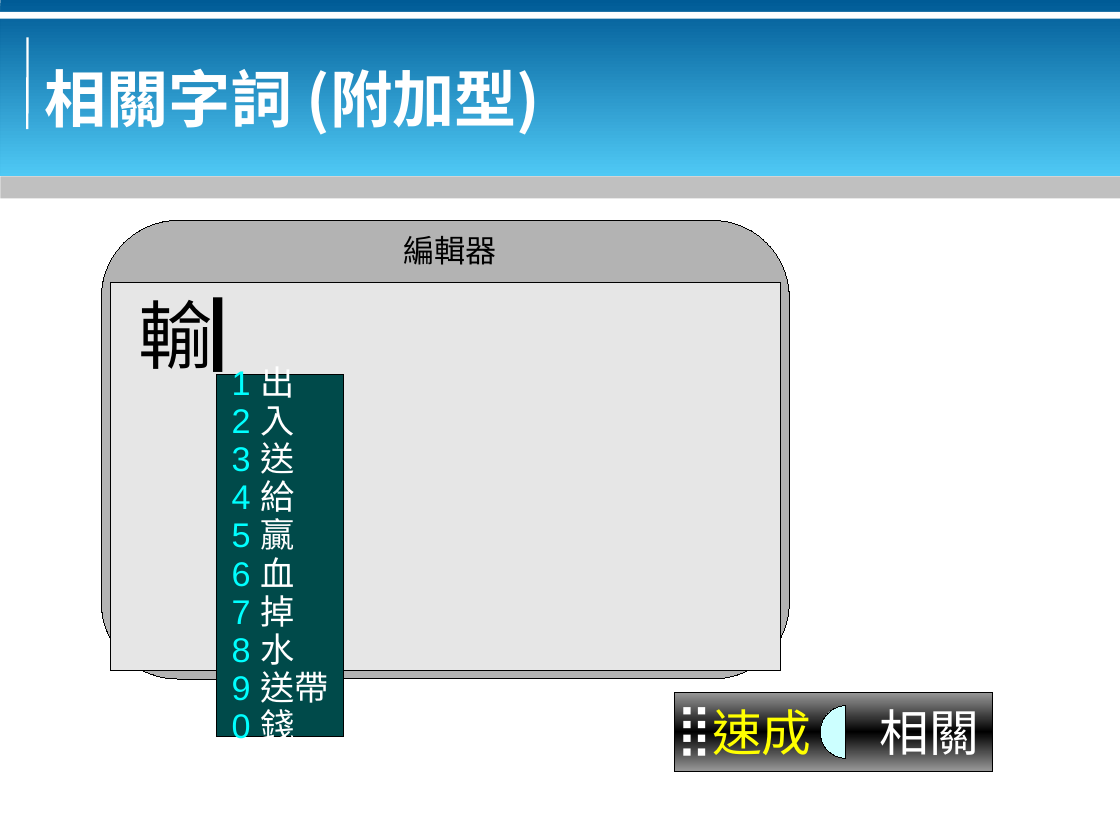
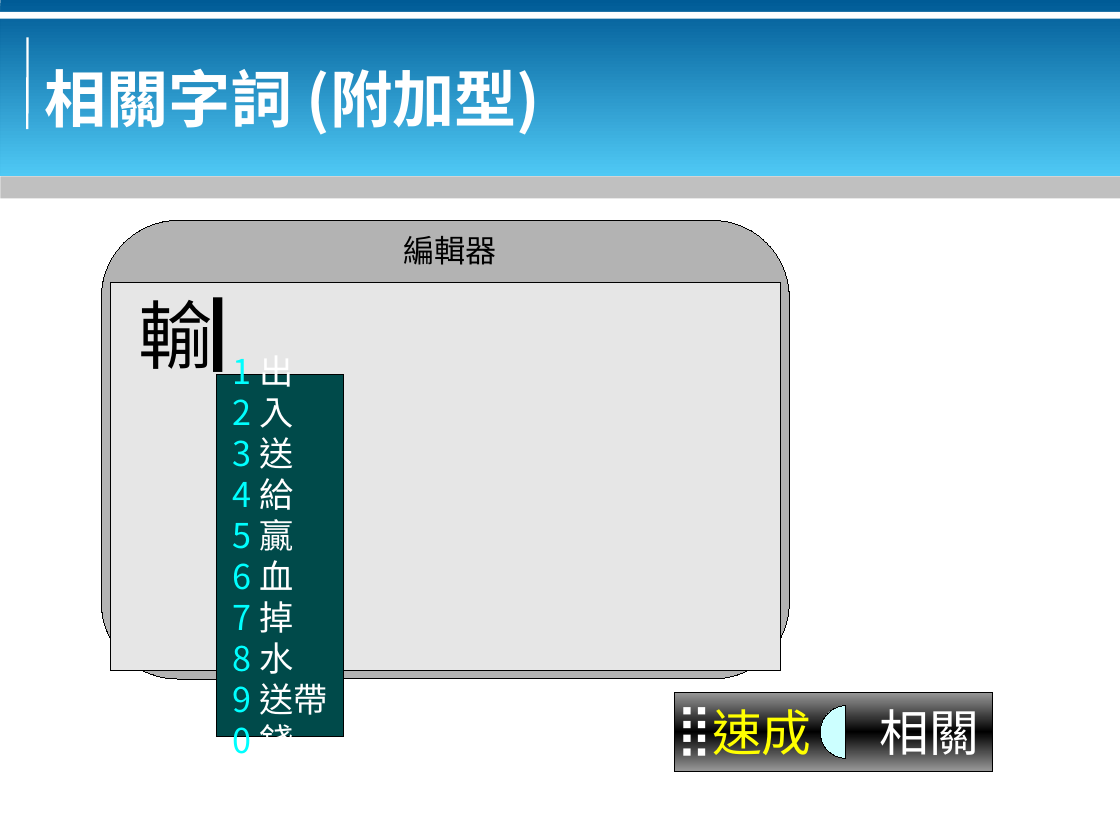
Before and after one commit to bluebat/.presentations, a slide deck: slide 4 of concept-of-output-filters-for-input-method.odp. Drawn at 1120x840 pixels with LibreOffice and Linux fonts; fonts in the diff are those of the drawing; background and template pictures are left out. Boxes give left, top, right and bottom in pixels: in the first picture for what was removed or moved away, otherwise in the second. Text is boxed around its words. In the diff, an @@ line names an element or a change of style, - is before the commit and + after.

```diff
--- a/concept-of-output-filters-for-input-method.odp
+++ b/concept-of-output-filters-for-input-method.odp
@@ rectangle "1 出" at (216, 375, 344, 737): font Arial to Noto Sans CJK SC; line spacing 0.93 to 1 @@
```
Also in this commit, not shown: 2 other slides changed, 1 slide added, 1 other file.
